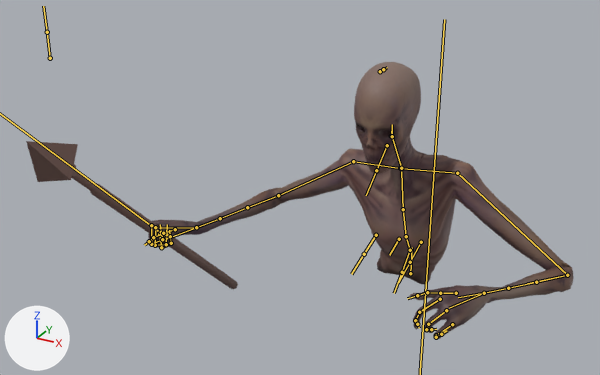
The FBX model Assets/Assets/Graphics/Animated Characters/Basic Enemy Ranged/anim_basicEnemy_Ranged.fbx, before and after one commit.
Before and after are seen from a 50 mm camera at (0.522, -1.522, 1.364) aimed at (-0.219, -0.174, 0.691). Every picture has the same lights, and +X, +Y and +Z are marked at lower left. Both versions are drawn at frame 8 of the action 'anim_basic_walk'; the numbers are the values there. The bones that bend it are drawn over the model as lines.
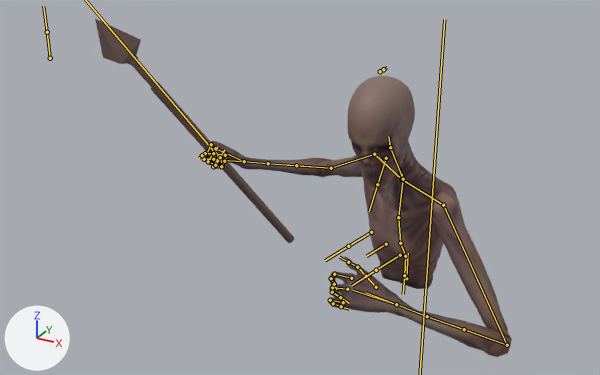
Pixel boxes [x1, y1, x2, y2] of what changed, in the pictures (600 x 375 px):
'polySurface3', posed (24% narrower, 22% taller)
    before: [26, 62, 573, 339]
    after: [95, 19, 512, 357]
bone 'torso', root to tip
    before: (410, 273) to (412, 247)
    after: (406, 278) to (408, 253)
bone 'spine_01', root to tip
    before: (410, 250) to (402, 272)
    after: (405, 256) to (404, 275)
bone 'spine_02', root to tip
    before: (410, 250) to (406, 236)
    after: (405, 256) to (400, 243)
bone 'spine_03', root to tip
    before: (406, 236) to (403, 209)
    after: (400, 243) to (398, 217)
bone 'spine_04', root to tip
    before: (403, 209) to (401, 171)
    after: (398, 217) to (402, 182)
bone 'l.shoulder', root to tip
    before: (401, 168) to (457, 173)
    after: (402, 179) to (443, 205)
bone 'l.foreArm', root to tip
    before: (567, 275) to (527, 283)
    after: (507, 345) to (452, 325)
bone 'l.hand_fk', root to tip
    before: (484, 293) to (449, 308)
    after: (396, 304) to (352, 290)
bone 'l.long:_02', root to tip
    before: (428, 324) to (426, 329)
    after: (332, 287) to (332, 292)
bone 'l.index_02', root to tip
    before: (419, 312) to (415, 320)
    after: (334, 274) to (331, 278)
bone 'l.thumb_01', root to tip
    before: (456, 293) to (440, 293)
    after: (376, 287) to (366, 276)
bone 'r.shoulder', root to tip
    before: (401, 168) to (353, 161)
    after: (402, 179) to (374, 154)
bone 'r.upperArm', root to tip
    before: (353, 161) to (278, 195)
    after: (374, 154) to (331, 168)
bone 'r.foreArm', root to tip
    before: (278, 195) to (238, 211)
    after: (331, 168) to (287, 165)
bone 'r.hand_fk', root to tip
    before: (196, 227) to (159, 228)
    after: (244, 161) to (218, 149)
bone 'neck_rot', root to tip
    before: (400, 168) to (400, 163)
    after: (402, 178) to (402, 174)
bone 'head_rot', root to tip
    before: (391, 136) to (391, 131)
    after: (389, 147) to (389, 142)
bone 'head', root to tip
    before: (392, 136) to (392, 124)
    after: (390, 147) to (388, 136)

What the commit changed:
Bone 'torso' (bone_torso) moves from (-0.012, -0.044, 0.063) to (-0.02, -0.058, 0.063).
Bone 'torso' (bone_torso) turns from (0, 0, 0) to (2, 0, 0) degrees about its own x, y and z.
Bone 'spine_01' (bone_spine_01) turns from (-5, -14, 17) to (6, -2, 7) degrees about its own x, y and z.
Bone 'spine_02' (bone_spine_02) turns from (23, 0, -2) to (23, 0, 0) degrees about its own x, y and z.
Bone 'spine_03' (bone_spine_03) turns from (-3, 0, 5) to (-3, -17, 1) degrees about its own x, y and z.
Bone 'spine_04' (bone_spine_04) turns from (-3, 0, 4) to (-2, -14, 1) degrees about its own x, y and z.
Bone 'l.shoulder' (bone_l_shoulder) turns from (1, 0, 24) to (1, 0, 22) degrees about its own x, y and z.
Bone 'l.foreArm' (bone_l_forearm) turns from (113, 0, 0) to (126, 0, 0) degrees about its own x, y and z.
Bone 'l.hand_fk' (bone_l_hand_fk) turns from (-6, -6, -2) to (2, -6, -2) degrees about its own x, y and z.
Bone 'l.long:_02' (bone_l_long__02) turns from (-45, 0, 0) to (-39, 0, 0) degrees about its own x, y and z.
Bone 'l.index_02' (bone_l_index_02) turns from (-33, 0, 0) to (-27, 0, 0) degrees about its own x, y and z.
Bone 'l.thumb_01' (bone_l_thumb_01) turns from (-3, 8, 9) to (5, 7, 10) degrees about its own x, y and z.
Bone 'r.shoulder' (bone_r_shoulder) turns from (1, 0, -24) to (0, 1, -26) degrees about its own x, y and z.
Bone 'r.upperArm' (bone_r_upperarm) turns from (8, 16, -47) to (4, 25, -53) degrees about its own x, y and z.
Bone 'r.foreArm' (bone_r_forearm) turns from (74, 0, 0) to (58, 0, 0) degrees about its own x, y and z.
Bone 'r.hand_fk' (bone_r_hand_fk) turns from (-35, 14, -33) to (-19, 22, -29) degrees about its own x, y and z.
Bone 'neck_rot' (bone_neck_rot) turns from (-8, 0, -3) to (-9, 15, -1) degrees about its own x, y and z.
Bone 'head_rot' (bone_head_rot) turns from (-8, 0, -3) to (-9, 15, -1) degrees about its own x, y and z.
Bone 'head' (bone_head) turns from (11, 0, -1) to (15, -1, 4) degrees about its own x, y and z.
